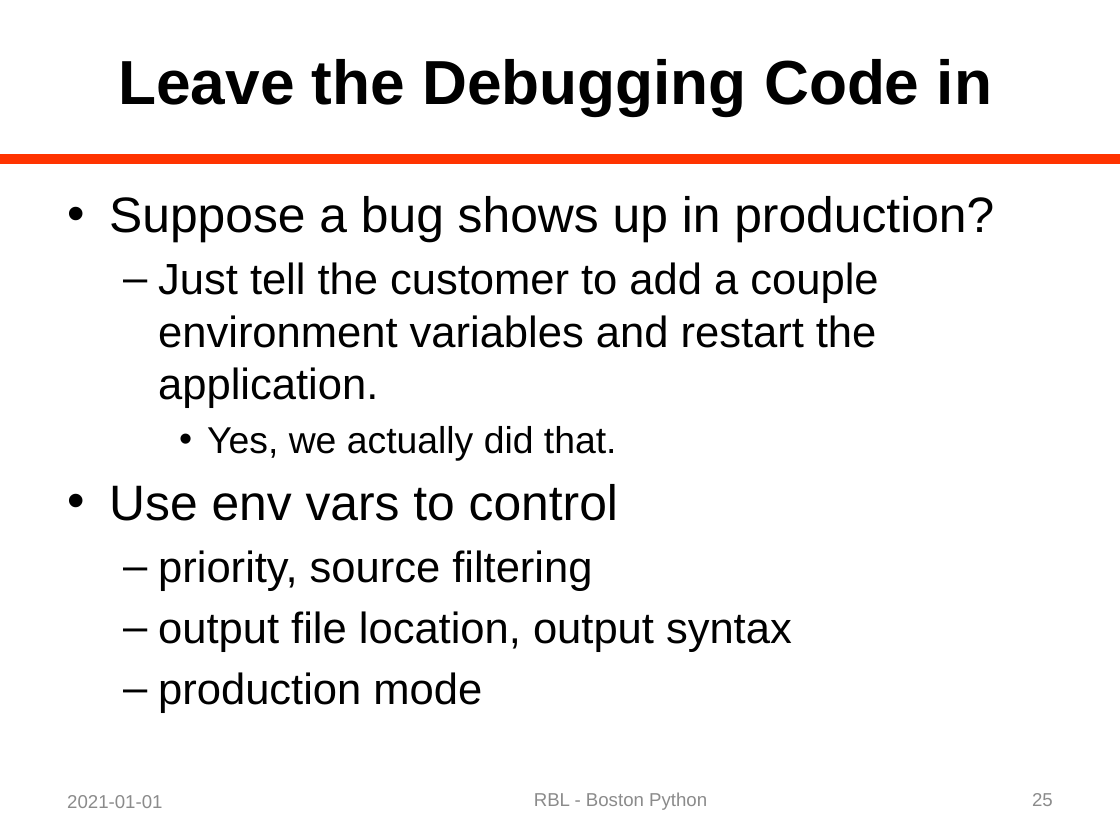
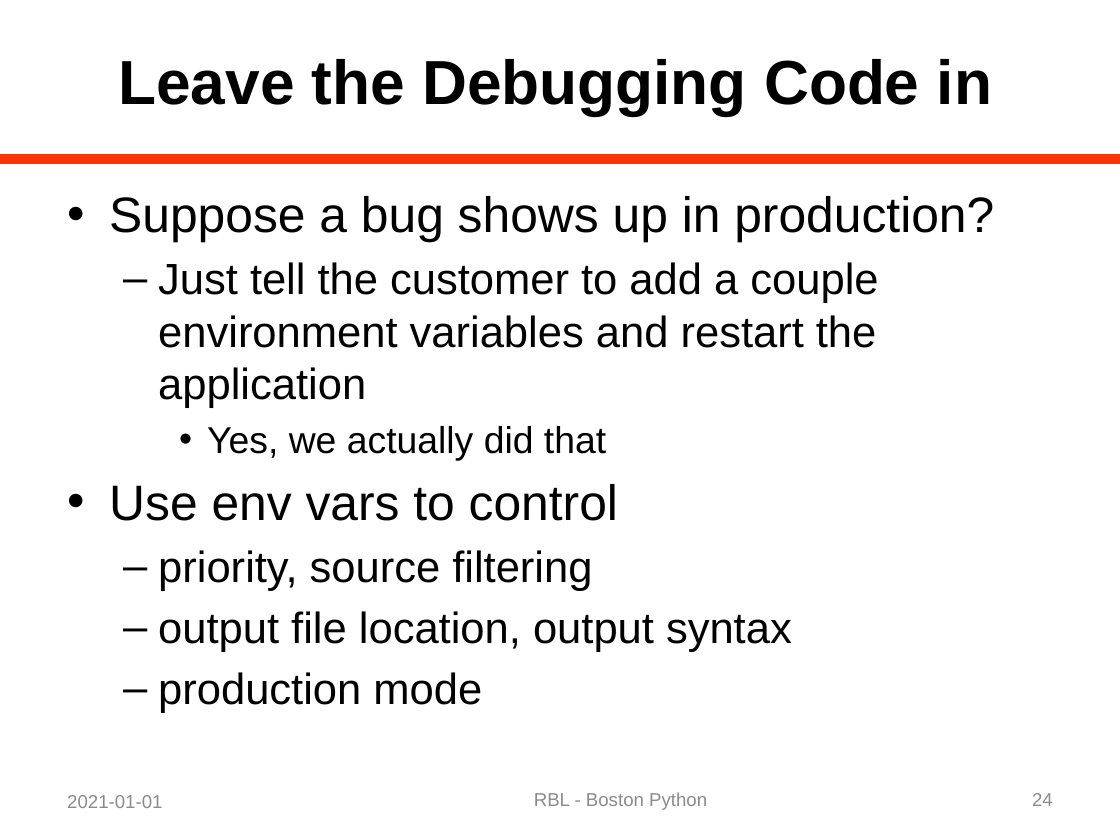
Before and after one commit to rblandau/NewTrace, a slide deck: slide 24 of docs/OfflineDebugging/A Dinosaur and a Python 02.pptx (slide 25 before the commit). Drawn at 1120x840 pixels with LibreOffice and Linux fonts; fonts in the diff are those of the drawing. Boxes give left, top, right and bottom in pixels: in the first picture for what was removed or moved away, otherwise in the second. Text is boxed around its words. In the diff, an @@ line names an element or a change of style, - is before the commit and + after.

```diff
--- a/docs/OfflineDebugging/A Dinosaur and a Python 02.pptx
+++ b/docs/OfflineDebugging/A Dinosaur and a Python 02.pptx
@@ text at box(158, 262, 878, 460): text changed @@
-  – Just tell the customer to add a couple environment variables and restart the application.
-    • Yes, we actually did that.
+  – Just tell the customer to add a couple environment variables and restart the application
+    • Yes, we actually did that
@@ page number at box(1032, 793, 1053, 806): text changed @@
-25
+24
```
Also in this commit, not shown: 14 other slides changed, 4 slides removed, 2 other files.
